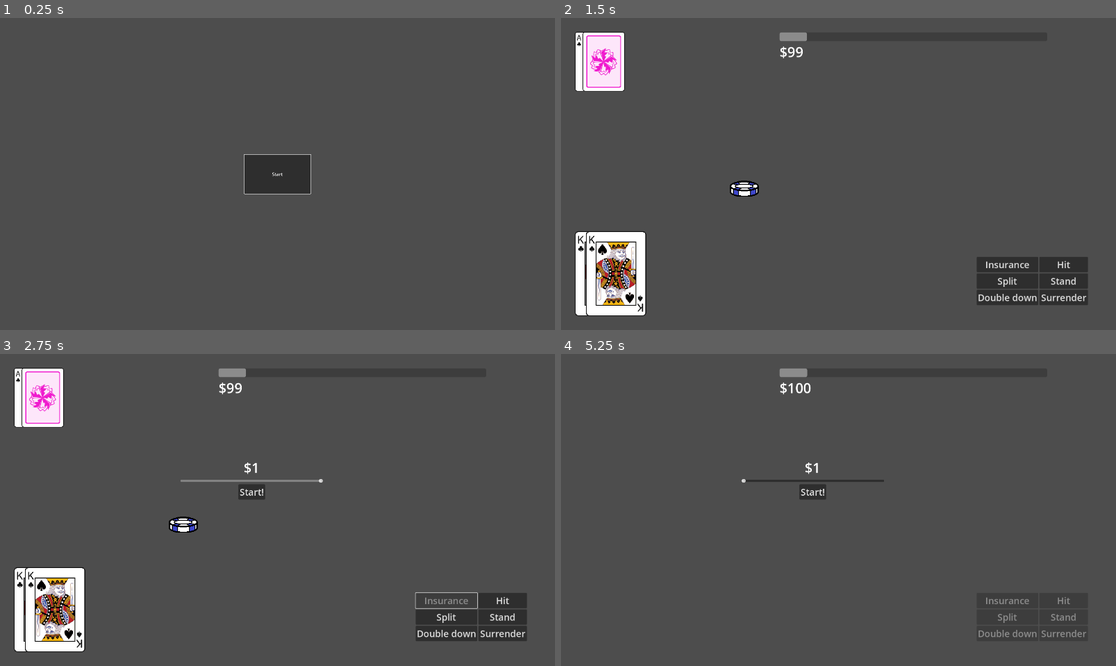
Above: before the commit, frames 1-4 (two rows, left to right).
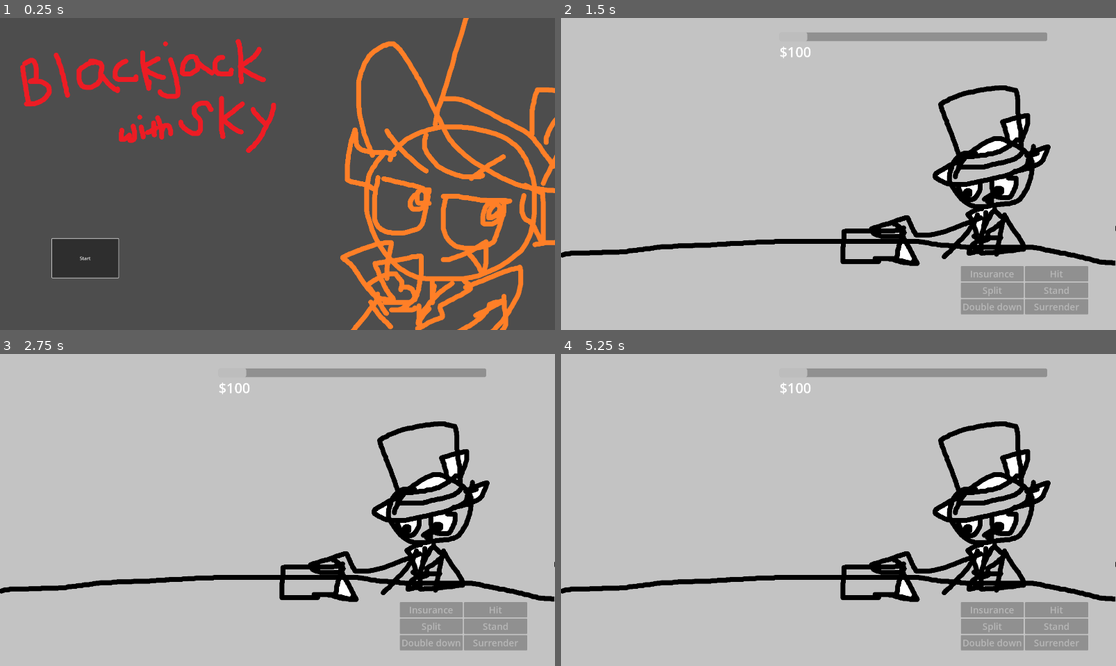
Above: after the commit, the same moments.

Repository: Tofutush/blackjack-with-sky
Game: Godot game, scene res://scenes/Start/Start.tscn
Same seed, same stepped clock (60 frames per second), same inputs: the game is played once before the commit and once after it.
Inputs (mouse positions are in pixels of both pictures, inside the frame that each line leads up to):
- Up to frame 1 (0.25 s): no input
- Up to frame 2 (1.5 s): click "Start" at 0.5 s; click "Start!" at 1.25 s
- Up to frame 3 (2.75 s): click (444, 600) at 2 s, where only the run before the commit has a clickable "Insurance"
- Up to frame 4 (5.25 s): click (810, 491) at 2.75 s, where only the run before the commit has a clickable "Start!"; click (1005, 616) at 3.5 s, where only the run before the commit has a clickable "Split"; click (1005, 634) at 4.25 s, where only the run before the commit has a clickable "Double down"; click (894, 519) at 5 s, where only the run before the commit has a clickable "Continue"

The runs differ from the first frame. In frame 1, 16% of the frame differs, in the area x 3-100%, y 0-100%; in frame 2, 99%; in frame 3, 99%; in frame 4, 100%, in the area x 0-100%, y 0-100%.
Error after the commit: Attempt to call function 'hide' in base 'null instance' on a null instance. (res://scenes/Main/main.gd:17)

Commit message:
placeholder assets bc im bored

Diff:
--- a/scenes/Main/Main.tscn
+++ b/scenes/Main/Main.tscn
@@ -1,8 +1,9 @@
-[gd_scene load_steps=8 format=3 uid="uid://ctjvnj3palpng"]
+[gd_scene load_steps=9 format=3 uid="uid://ctjvnj3palpng"]
 
 [ext_resource type="Script" uid="uid://b0gctenpjx66d" path="res://scenes/Main/main.gd" id="1_bvmdu"]
 [ext_resource type="Theme" uid="uid://sfy8iivbp4g" path="res://assets/theme.tres" id="2_owiiy"]
 [ext_resource type="PackedScene" uid="uid://qva68m56j7ro" path="res://scenes/Bet/Bet.tscn" id="3_brr1f"]
+[ext_resource type="Texture2D" uid="uid://l8jj0ud0lwxp" path="res://assets/bg.png" id="3_exyxu"]
 [ext_resource type="PackedScene" uid="uid://dg3qjnes613ou" path="res://scenes/PlayerButtons/player_buttons.tscn" id="5_pkilc"]
 [ext_resource type="PackedScene" uid="uid://086xpid11b5m" path="res://scenes/MoneyMeter/money_meter.tscn" id="6_d463r"]
 [ext_resource type="PackedScene" uid="uid://gk6yldhrov2y" path="res://scenes/DeckDisplay/deck_display.tscn" id="6_q8kdv"]
@@ -17,6 +18,12 @@
 grow_vertical = 2
 theme = ExtResource("2_owiiy")
 script = ExtResource("1_bvmdu")
+
+[node name="BG" type="TextureRect" parent="."]
+layout_mode = 0
+offset_right = 8.0
+offset_bottom = 8.0
+texture = ExtResource("3_exyxu")
 
 [node name="Bet" parent="." instance=ExtResource("3_brr1f")]
 layout_mode = 0
@@ -34,26 +41,14 @@
 
 [node name="PlayerButtons" parent="." instance=ExtResource("5_pkilc")]
 layout_mode = 1
-anchor_left = 0.94989586
-anchor_top = 0.9202222
-anchor_right = 0.94989586
-anchor_bottom = 0.9202222
-offset_left = -385.80005
-offset_top = -166.84003
+anchor_left = 0.95
+anchor_top = 0.95
+anchor_right = 0.95
+anchor_bottom = 0.95
+offset_left = -441.0
+offset_top = -166.84009
 offset_right = 0.0
-offset_bottom = 0.15997314
-metadata/_edit_use_anchors_ = true
-
-[node name="PlayerDeckDisplay" parent="." instance=ExtResource("6_q8kdv")]
-layout_mode = 1
-anchors_preset = -1
-anchor_left = 0.025
-anchor_top = 0.683
-anchor_right = 0.025
-anchor_bottom = 0.683
-offset_top = 0.359985
-offset_bottom = 0.359985
-grow_vertical = 0
+offset_bottom = 0.15991211
 
 [node name="DealerDeckDisplay" parent="." instance=ExtResource("6_q8kdv")]
 layout_mode = 1
@@ -79,8 +74,31 @@
 offset_bottom = 53.359985
 text = "Continue"
 
-[node name="MainChips" parent="." instance=ExtResource("7_q8kdv")]
+[node name="InsuranceChips" parent="." instance=ExtResource("7_q8kdv")]
 layout_mode = 1
+anchors_preset = -1
+anchor_left = 0.57100004
+anchor_top = 0.6
+anchor_right = 0.57100004
+anchor_bottom = 0.6
+offset_left = 0.67993164
+offset_right = 0.67993164
+
+[node name="PlayerDeckDisplays" type="Node" parent="."]
+
+[node name="PlayerDeckDisplay" parent="PlayerDeckDisplays" instance=ExtResource("6_q8kdv")]
+anchors_preset = -1
+anchor_left = 0.025
+anchor_top = 0.683
+anchor_right = 0.025
+anchor_bottom = 0.683
+offset_top = 0.35998535
+offset_bottom = 0.35998535
+grow_vertical = 0
+
+[node name="PlayerChipDisplays" type="Node" parent="."]
+
+[node name="MainChips" parent="PlayerChipDisplays" instance=ExtResource("7_q8kdv")]
 anchors_preset = -1
 anchor_left = 0.30400002
 anchor_top = 0.522
@@ -91,20 +109,6 @@
 offset_right = 0.3199463
 offset_bottom = 0.23999023
 
-[node name="SplitChips" parent="." instance=ExtResource("7_q8kdv")]
-layout_mode = 0
-offset_left = 479.0
-offset_top = 456.0
-offset_right = 479.0
-offset_bottom = 456.0
-
-[node name="InsuranceChips" parent="." instance=ExtResource("7_q8kdv")]
-layout_mode = 0
-offset_left = 1097.0
-offset_top = 648.0
-offset_right = 1097.0
-offset_bottom = 648.0
-
 [connection signal="bet_submitted" from="Bet" to="." method="_on_bet_bet_submitted"]
 [connection signal="double_down" from="PlayerButtons" to="." method="_on_player_double_down"]
 [connection signal="hit" from="PlayerButtons" to="." method="_on_player_hit"]
--- a/scenes/Start/Start.tscn
+++ b/scenes/Start/Start.tscn
@@ -1,6 +1,8 @@
-[gd_scene load_steps=2 format=3 uid="uid://b2xei6oaheyd0"]
+[gd_scene load_steps=4 format=3 uid="uid://b2xei6oaheyd0"]
 
 [ext_resource type="Script" uid="uid://38ollc4r5xj0" path="res://scenes/Start/start.gd" id="1_q33yt"]
+[ext_resource type="Texture2D" uid="uid://bmn508muv3aqq" path="res://assets/title.png" id="2_ntvpn"]
+[ext_resource type="Texture2D" uid="uid://cg72eipnmbvs5" path="res://assets/sky big.png" id="3_sm7oe"]
 
 [node name="Start" type="Control"]
 layout_mode = 3
@@ -13,11 +15,11 @@
 
 [node name="Button" type="Button" parent="."]
 layout_mode = 1
-anchors_preset = 8
-anchor_left = 0.5
-anchor_top = 0.5
-anchor_right = 0.5
-anchor_bottom = 0.5
+anchors_preset = -1
+anchor_left = 0.15364583
+anchor_top = 0.7699074
+anchor_right = 0.15364583
+anchor_bottom = 0.7699074
 offset_left = -115.0
 offset_top = -67.5
 offset_right = 115.0
@@ -25,5 +27,28 @@
 grow_horizontal = 2
 grow_vertical = 2
 text = "Start"
+metadata/_edit_use_anchors_ = true
+
+[node name="Title" type="TextureRect" parent="."]
+layout_mode = 1
+anchors_preset = -1
+anchor_left = 0.028125
+anchor_top = 0.050925925
+anchor_right = 0.028125
+anchor_bottom = 0.050925925
+offset_right = 938.00006
+offset_bottom = 431.0
+texture = ExtResource("2_ntvpn")
+metadata/_edit_use_anchors_ = true
+
+[node name="Sky" type="TextureRect" parent="."]
+layout_mode = 1
+anchors_preset = -1
+anchor_left = 0.5890625
+anchor_right = 0.5890625
+offset_right = 789.0
+offset_bottom = 1080.0
+texture = ExtResource("3_sm7oe")
+metadata/_edit_use_anchors_ = true
 
 [connection signal="pressed" from="Button" to="." method="_on_button_pressed"]
Binary file added: assets/bg.png
Not shown, added: assets/bg.png.import
Binary file added: assets/sky big.png
Not shown, added: assets/sky big.png.import
Binary file added: assets/title.png
Not shown, added: assets/title.png.import
